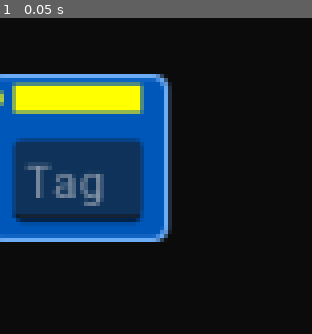
Above: before the commit, frame 1.
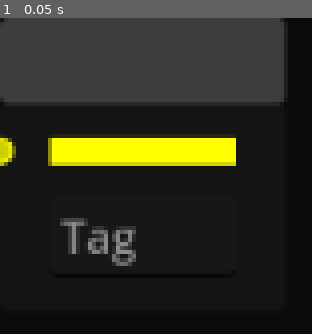
Above: after the commit, the same moment.

Repository: andrew-wilkes/logic-simulator-2
Game: Godot game, scene res://parts/BusColorTag.tscn
Same seed, same stepped clock (60 frames per second), same inputs: the game is played once before the commit and once after it. This scene is started directly instead of the project's main scene.
Inputs:
- Up to frame 1 (0.05 s): no input

The runs differ from the first frame. In frame 1, 52% of the frame differs, in the area x 0-92%, y 0-79%.

Commit message:
Guard against missing data files

Diff:
--- a/src/classes/part.gd
+++ b/src/classes/part.gd
@@ -214,3 +214,15 @@
 	if x < 0x100:
 		return "0x%02X" % x
 	return "0x%04X" % x
+
+
+func file_exists():
+	if data.file.is_empty():
+		return false
+	if FileAccess.file_exists(data.file):
+		return true
+	G.warn_user("File missing at: " + data.file)
+	if show_display: # Not loaded in a block
+		data.file = ""
+		controller.emit_signal("changed")
+	return false
--- a/src/parts/Bus.tscn
+++ b/src/parts/Bus.tscn
@@ -3,10 +3,11 @@
 [ext_resource type="Script" path="res://parts/Bus.gd" id="3_gxedj"]
 
 [node name="Bus" type="GraphNode"]
+custom_minimum_size = Vector2(0, 70)
 offset_left = 29.0
 offset_top = 9.0
 offset_right = 132.0
-offset_bottom = 65.0
+offset_bottom = 95.0
 mouse_filter = 1
 slot/0/left_enabled = true
 slot/0/left_type = 1
--- a/src/parts/BusColor.tscn
+++ b/src/parts/BusColor.tscn
@@ -1,13 +1,12 @@
-[gd_scene load_steps=4 format=3 uid="uid://dtnwewlt0320a"]
+[gd_scene load_steps=3 format=3 uid="uid://dtnwewlt0320a"]
 
-[ext_resource type="Theme" uid="uid://deqbs7na0dine" path="res://assets/ui/schematic.theme" id="1_ohg08"]
 [ext_resource type="Script" path="res://parts/BusColor.gd" id="3_fr76u"]
 [ext_resource type="PackedScene" uid="uid://cebba5vujpuxs" path="res://scenes/color_picker.tscn" id="4_qr6hf"]
 
 [node name="BusColor" type="GraphNode"]
+custom_minimum_size = Vector2(0, 50)
 offset_right = 20.0
 offset_bottom = 36.0
-theme = ExtResource("1_ohg08")
 slot/0/left_enabled = true
 slot/0/left_type = 1
 slot/0/left_color = Color(1, 1, 0, 1)
--- a/src/parts/BusColorTag.tscn
+++ b/src/parts/BusColorTag.tscn
@@ -1,13 +1,12 @@
-[gd_scene load_steps=4 format=3 uid="uid://b5y20b7qstcg"]
+[gd_scene load_steps=3 format=3 uid="uid://b5y20b7qstcg"]
 
-[ext_resource type="Theme" uid="uid://deqbs7na0dine" path="res://assets/ui/schematic.theme" id="1_dk26r"]
 [ext_resource type="Script" path="res://parts/BusColorTag.gd" id="2_xoktl"]
 [ext_resource type="PackedScene" uid="uid://cebba5vujpuxs" path="res://scenes/color_picker.tscn" id="3_3umr8"]
 
 [node name="BusColorTag" type="GraphNode"]
-offset_right = 56.0
-offset_bottom = 76.0
-theme = ExtResource("1_dk26r")
+custom_minimum_size = Vector2(0, 90)
+offset_right = 103.0
+offset_bottom = 98.0
 slot/0/left_enabled = true
 slot/0/left_type = 1
 slot/0/left_color = Color(1, 1, 0, 1)
--- a/src/parts/BusTap.gd
+++ b/src/parts/BusTap.gd
@@ -31,6 +31,7 @@
 func _on_bit_value_changed(value):
 	data.bit = int(value)
 	set_bit_mask()
+	changed()
 
 
 func set_bit_mask():
--- a/src/parts/Memory.gd
+++ /dev/null
@@ -1,74 +0,0 @@
-class_name Memory
-
-# This is a specialized memory-mapper device called Memory in Nand2Tetris.
-# It provides 16K of RAM from 0x0000 to 0x3fff and maps the display words from
-# 0x4000 to 0x5fff (8K) and the Keyword data value maps to 0x6000
-# It features an interface to the Screen which displays 256 rows and 512 columns
-# of pixels.
-
-extends RAM
-
-# Map the pins
-enum { RAM_IN, RAM_ADDRESS, RAM_LOAD, RAM_CLK, RAM_KEYBOARD, RAM_SCREEN }
-enum { RAM_OUT, RAM_SCREEN_DATA, RAM_SCREEN_ADDRESS, RAM_SCREEN_LOAD, RAM_CLK_OUT }
-
-const SCREEN_START_ADDRESS = 0x4000
-const KEYBOARD_ADDRESS = 0x6000
-
-func _init():
-	super()
-	order = 0
-	category = SYNC
-	data["size"] = "16K"
-
-
-func show_bits():
-	pass # Mask off this RAM feature
-
-
-func evaluate_output_level(side, port, level):
-	if side == LEFT:
-		# Direct the signals to the 16K RAM or the Screen
-		var address = get_address()
-		if address < SCREEN_START_ADDRESS:
-			super(side, port, level)
-		elif address < KEYBOARD_ADDRESS:
-			if port == RAM_CLK:
-				update_output_level(RIGHT, RAM_CLK_OUT, level)
-			elif port == RAM_LOAD:
-				update_output_level(RIGHT, RAM_SCREEN_LOAD, level)
-
-
-func evaluate_bus_output_value(side, port, value):
-	if side == LEFT:
-		var address = get_address()
-		if port == RAM_IN:
-			# Pass changed data value to screen data bus
-			update_output_value(RIGHT, RAM_SCREEN_DATA, value)
-		elif port == RAM_ADDRESS:
-			# Change of address
-			show_address(address)
-			if address < SCREEN_START_ADDRESS: # Output 16K RAM value
-				update_output_value(RIGHT, RAM_OUT, values[value])
-				show_data(values[value])
-			elif address < KEYBOARD_ADDRESS: # Pass on screen address value
-				update_output_value(RIGHT, RAM_SCREEN_ADDRESS, address - SCREEN_START_ADDRESS)
-				# Output value from Screen memory
-				update_output_value(RIGHT, RAM_OUT, pins.get([LEFT, RAM_SCREEN], 0))
-				show_data(value)
-			elif address == KEYBOARD_ADDRESS:
-				value = pins.get([side, RAM_KEYBOARD], 0)
-				update_output_value(RIGHT, RAM_OUT, value)
-				show_data(value)
-		elif port == RAM_KEYBOARD and address == KEYBOARD_ADDRESS:
-			# Keyboard input value changed
-			value = pins.get([side, RAM_KEYBOARD], 0)
-			update_output_value(RIGHT, RAM_OUT, value)
-			show_data(value)
-		elif port == RAM_SCREEN and address >= SCREEN_START_ADDRESS and address < KEYBOARD_ADDRESS:
-			update_output_value(RIGHT, RAM_OUT, value)
-			show_data(value)
-
-
-func get_address():
-	return pins.get([LEFT, RAM_ADDRESS], 0) & 0x6fff
--- a/src/parts/Memory.tscn
+++ /dev/null
@@ -1,181 +0,0 @@
-[gd_scene load_steps=2 format=3 uid="uid://b4qxh5apacueh"]
-
-[ext_resource type="Script" path="res://parts/Memory.gd" id="3_c12ij"]
-
-[node name="Memory" type="GraphNode"]
-offset_left = 32.0
-offset_top = 22.0
-offset_right = 253.0
-offset_bottom = 258.0
-mouse_filter = 1
-title = "Memory"
-slot/0/left_enabled = true
-slot/0/left_type = 1
-slot/0/left_color = Color(1, 1, 0, 1)
-slot/0/left_icon = null
-slot/0/right_enabled = true
-slot/0/right_type = 1
-slot/0/right_color = Color(1, 1, 0, 1)
-slot/0/right_icon = null
-slot/0/draw_stylebox = true
-slot/1/left_enabled = true
-slot/1/left_type = 1
-slot/1/left_color = Color(1, 1, 0, 1)
-slot/1/left_icon = null
-slot/1/right_enabled = false
-slot/1/right_type = 1
-slot/1/right_color = Color(1, 1, 0, 1)
-slot/1/right_icon = null
-slot/1/draw_stylebox = true
-slot/2/left_enabled = true
-slot/2/left_type = 0
-slot/2/left_color = Color(1, 1, 1, 1)
-slot/2/left_icon = null
-slot/2/right_enabled = true
-slot/2/right_type = 1
-slot/2/right_color = Color(1, 1, 0, 1)
-slot/2/right_icon = null
-slot/2/draw_stylebox = true
-slot/3/left_enabled = true
-slot/3/left_type = 0
-slot/3/left_color = Color(1, 1, 1, 1)
-slot/3/left_icon = null
-slot/3/right_enabled = true
-slot/3/right_type = 1
-slot/3/right_color = Color(1, 1, 0, 1)
-slot/3/right_icon = null
-slot/3/draw_stylebox = true
-slot/4/left_enabled = true
-slot/4/left_type = 1
-slot/4/left_color = Color(1, 1, 0, 1)
-slot/4/left_icon = null
-slot/4/right_enabled = true
-slot/4/right_type = 0
-slot/4/right_color = Color(1, 1, 1, 1)
-slot/4/right_icon = null
-slot/4/draw_stylebox = true
-slot/5/left_enabled = true
-slot/5/left_type = 1
-slot/5/left_color = Color(1, 1, 0, 1)
-slot/5/left_icon = null
-slot/5/right_enabled = true
-slot/5/right_type = 0
-slot/5/right_color = Color(1, 1, 1, 1)
-slot/5/right_icon = null
-slot/5/draw_stylebox = true
-slot/6/left_enabled = false
-slot/6/left_type = 0
-slot/6/left_color = Color(1, 1, 1, 1)
-slot/6/left_icon = null
-slot/6/right_enabled = false
-slot/6/right_type = 0
-slot/6/right_color = Color(1, 1, 1, 1)
-slot/6/right_icon = null
-slot/6/draw_stylebox = true
-script = ExtResource("3_c12ij")
-
-[node name="HB" type="HBoxContainer" parent="."]
-layout_mode = 2
-
-[node name="L1" type="Label" parent="HB"]
-custom_minimum_size = Vector2(30, 0)
-layout_mode = 2
-text = "in"
-
-[node name="Data" type="Label" parent="HB"]
-unique_name_in_owner = true
-modulate = Color(0, 1, 0, 1)
-layout_mode = 2
-size_flags_horizontal = 3
-tooltip_text = "Data"
-mouse_filter = 1
-text = "0x00"
-horizontal_alignment = 2
-
-[node name="L2" type="Label" parent="HB"]
-custom_minimum_size = Vector2(30, 0)
-layout_mode = 2
-text = "out"
-horizontal_alignment = 2
-
-[node name="HB2" type="HBoxContainer" parent="."]
-layout_mode = 2
-
-[node name="Addr" type="Label" parent="HB2"]
-custom_minimum_size = Vector2(70, 0)
-layout_mode = 2
-text = "address"
-
-[node name="Address" type="Label" parent="HB2"]
-unique_name_in_owner = true
-modulate = Color(0, 1, 0, 1)
-layout_mode = 2
-tooltip_text = "Address"
-mouse_filter = 1
-text = "0x0000"
-
-[node name="HB3" type="HBoxContainer" parent="."]
-layout_mode = 2
-
-[node name="L1" type="Label" parent="HB3"]
-custom_minimum_size = Vector2(70, 0)
-layout_mode = 2
-size_flags_horizontal = 3
-text = "load"
-
-[node name="L2" type="Label" parent="HB3"]
-layout_mode = 2
-mouse_filter = 1
-text = "screen_data"
-horizontal_alignment = 2
-
-[node name="HB4" type="HBoxContainer" parent="."]
-layout_mode = 2
-
-[node name="L1" type="Label" parent="HB4"]
-custom_minimum_size = Vector2(70, 0)
-layout_mode = 2
-size_flags_horizontal = 3
-text = "clk"
-
-[node name="L2" type="Label" parent="HB4"]
-layout_mode = 2
-mouse_filter = 1
-text = "screen_addr"
-horizontal_alignment = 2
-
-[node name="HB5" type="HBoxContainer" parent="."]
-layout_mode = 2
-theme_override_constants/separation = 20
-
-[node name="L1" type="Label" parent="HB5"]
-custom_minimum_size = Vector2(70, 0)
-layout_mode = 2
-text = "keyboard"
-
-[node name="L2" type="Label" parent="HB5"]
-layout_mode = 2
-size_flags_horizontal = 3
-mouse_filter = 1
-text = "screen_load"
-horizontal_alignment = 2
-
-[node name="HB6" type="HBoxContainer" parent="."]
-layout_mode = 2
-theme_override_constants/separation = 20
-
-[node name="L1" type="Label" parent="HB6"]
-custom_minimum_size = Vector2(70, 0)
-layout_mode = 2
-text = "screen_data"
-
-[node name="L2" type="Label" parent="HB6"]
-layout_mode = 2
-size_flags_horizontal = 3
-mouse_filter = 1
-text = "clk_out"
-horizontal_alignment = 2
-
-[node name="Tag" type="LineEdit" parent="."]
-layout_mode = 2
-expand_to_text_length = true
--- a/src/parts/MemoryInjector.gd
+++ b/src/parts/MemoryInjector.gd
@@ -20,7 +20,7 @@
 func _on_address_text_submitted(new_text):
 	data.address = get_value_from_text(new_text)
 	display_address(data.address)
-	controller.emit_signal("changed")
+	changed()
 
 
 func display_address(value):
--- a/src/parts/MemoryProbe.gd
+++ b/src/parts/MemoryProbe.gd
@@ -42,7 +42,7 @@
 	data.address = get_value_from_text(new_text)
 	display_address(data.address)
 	update_data()
-	controller.emit_signal("changed")
+	changed()
 
 
 func display_address(value):
--- a/src/parts/Note.gd
+++ b/src/parts/Note.gd
@@ -40,3 +40,4 @@
 
 func _on_text_edit_text_changed():
 	data.text = $C/Panel/TextEdit.text
+	changed()
--- a/src/parts/ROM.gd
+++ b/src/parts/ROM.gd
@@ -22,7 +22,7 @@
 	set_max_value()
 	mem_size = get_mem_size(data.size)
 	resize_memory(mem_size)
-	if not data.file.is_empty():
+	if file_exists():
 		load_data(data.file, false)
 
 
@@ -74,4 +74,4 @@
 	set_output_data()
 	update_probes()
 	if signal_changed:
-		controller.emit_signal("changed")
+		changed()
--- a/src/parts/TextView.gd
+++ b/src/parts/TextView.gd
@@ -26,7 +26,7 @@
 	if data.file.is_empty():
 		$ViewButton.disabled = true
 		$FileDialog.popup_centered()
-	else:
+	if file_exists():
 		load_file()
 
 
--- a/src/parts/Wire.tscn
+++ b/src/parts/Wire.tscn
@@ -3,6 +3,7 @@
 [ext_resource type="Script" path="res://parts/Wire.gd" id="3_pxc1b"]
 
 [node name="Wire" type="GraphNode"]
+custom_minimum_size = Vector2(0, 70)
 offset_left = 29.0
 offset_top = 9.0
 offset_right = 132.0
--- a/src/parts/WireColor.tscn
+++ b/src/parts/WireColor.tscn
@@ -1,13 +1,12 @@
-[gd_scene load_steps=4 format=3 uid="uid://q5ak32mxsxfd"]
+[gd_scene load_steps=3 format=3 uid="uid://q5ak32mxsxfd"]
 
-[ext_resource type="Theme" uid="uid://deqbs7na0dine" path="res://assets/ui/schematic.theme" id="1_hvc3v"]
 [ext_resource type="Script" path="res://parts/WireColor.gd" id="3_42xq1"]
 [ext_resource type="PackedScene" uid="uid://cebba5vujpuxs" path="res://scenes/color_picker.tscn" id="4_7a7ti"]
 
 [node name="WireColor" type="GraphNode"]
+custom_minimum_size = Vector2(0, 50)
 offset_right = 20.0
 offset_bottom = 36.0
-theme = ExtResource("1_hvc3v")
 slot/0/left_enabled = true
 slot/0/left_type = 0
 slot/0/left_color = Color(1, 1, 1, 1)
--- a/src/parts/WireColorTag.tscn
+++ b/src/parts/WireColorTag.tscn
@@ -1,13 +1,12 @@
-[gd_scene load_steps=4 format=3 uid="uid://dv22hfshu0qjx"]
+[gd_scene load_steps=3 format=3 uid="uid://dv22hfshu0qjx"]
 
-[ext_resource type="Theme" uid="uid://deqbs7na0dine" path="res://assets/ui/schematic.theme" id="1_o4x81"]
 [ext_resource type="Script" path="res://parts/WireColorTag.gd" id="2_34u4s"]
 [ext_resource type="PackedScene" uid="uid://cebba5vujpuxs" path="res://scenes/color_picker.tscn" id="3_ua7tg"]
 
 [node name="WireColorTag" type="GraphNode"]
-offset_right = 56.0
-offset_bottom = 76.0
-theme = ExtResource("1_o4x81")
+custom_minimum_size = Vector2(0, 90)
+offset_right = 103.0
+offset_bottom = 98.0
 slot/0/left_enabled = true
 slot/0/left_type = 0
 slot/0/left_color = Color(1, 1, 1, 1)
--- a/src/scenes/help_tabs.tscn
+++ b/src/scenes/help_tabs.tscn
@@ -266,6 +266,11 @@
 [b]Clock[/b]
 This has a clock pulse output and a reset output. The reset is toggled high and low with each press of the button.
 The clock may be manually toggled or the slider bar moved to set a constant rate of pulses.s
+
+[b]Screen[/b]
+The screen part has a 256 x 512 pixel display and operates in the same way as a 16bit 8K RAM.
+Each row of the physical screen, is represented in the
+Screen memory map by 32 consecutive 16-bit words, starting at the top left corner.
 
 [b]ALU[/b]
 
--- a/src/scenes/schematic.gd
+++ b/src/scenes/schematic.gd
@@ -527,6 +527,7 @@
 	var text_view = Parts.scenes["TextView"].instantiate()
 	text_view.data.file = file_path
 	add_part(text_view)
+	text_view.changed()
 	text_view.position_offset = Vector2(800, 40)
 	var test = TestCircuit.new()
 	var details = test.get_ios_from_hdl(hdl)
Not shown, added: circuits/hack-computer-template.circ
Not shown, added: circuits/memory-template.circ
Not shown, added: circuits/screen-test.circ
Not shown, added: circuits/temp.circ
Not shown, added: tests/01/And.cmp
Not shown, added: tests/01/And.hdl
Not shown, added: tests/01/And.tst
Not shown, added: tests/01/And16.cmp
Not shown, added: tests/01/And16.hdl
Not shown, added: tests/01/And16.tst
Not shown, added: tests/01/DMux.cmp
Not shown, added: tests/01/DMux.hdl
(and 104 more such lines)
